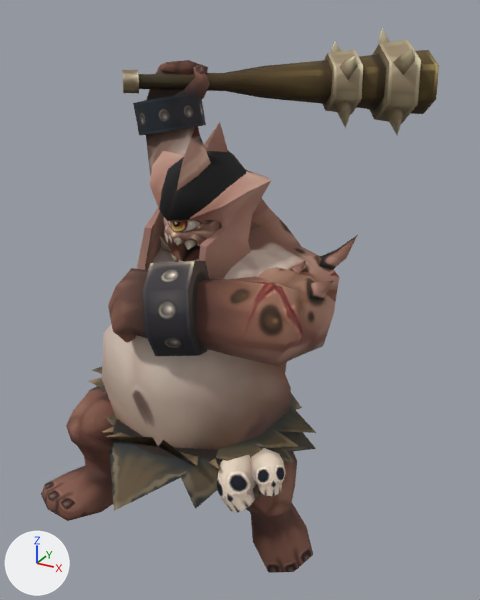
An edit to the OBJ model Resource/Boss02/Animation/Attack03/Attack03 (12).obj, drawn before and after from the same camera.
Camera for both pictures: a 50 mm lens placed at (200.0, -300.0, 394.0), pointed at (-15.0, 90.0, 199.0). The axes (+X, +Y, +Z) are drawn at lower left. The lights are the same throughout. Where no turn or scale is listed for an object, it has been applied to the vertices.

Script lines for the objects in view, before the commit:
```python
me_cyclops01_w = bpy.data.meshes.new('Cyclops01_W')
me_cyclops01_w.from_pydata(...)  # 124 vertices, 156 faces; spans x -133.0..73.0, y 110.0..284.0, z 302.0..379.0
me_cyclops01_w.materials.append(mat_material__26)  # picture img_texture_w_png
me_cyclops03 = bpy.data.meshes.new('Cyclops03')
me_cyclops03.from_pydata(...)  # 738 vertices, 1324 faces; spans x -127.0..82.0, y -99.0..168.0, z 50.0..358.0
me_cyclops03.materials.append(mat_material__25)  # picture img_texture_png
ob_cyclops01_w = bpy.data.objects.new('Cyclops01_W', me_cyclops01_w)
ob_cyclops01_w.location = (0.0, 0.0, 0.0)
ob_cyclops03 = bpy.data.objects.new('Cyclops03', me_cyclops03)
ob_cyclops03.location = (0.0, 0.0, 0.0)
```
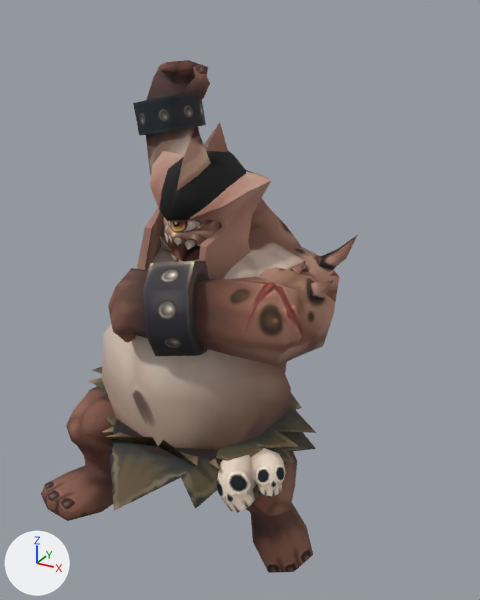
What differs and where, as boxes (x1, y1, x2, y2) in the pictures (480 x 600 px):
'Cyclops01_W', deleted (brown): before (122, 28, 439, 135)

The change, as a list of edits to the scene's bpy script:
```text
Remove ob_cyclops01_w:
    ob_cyclops01_w = bpy.data.objects.new('Cyclops01_W', me_cyclops01_w)
    ob_cyclops01_w.location = (0.0, 0.0, 0.0)
```
